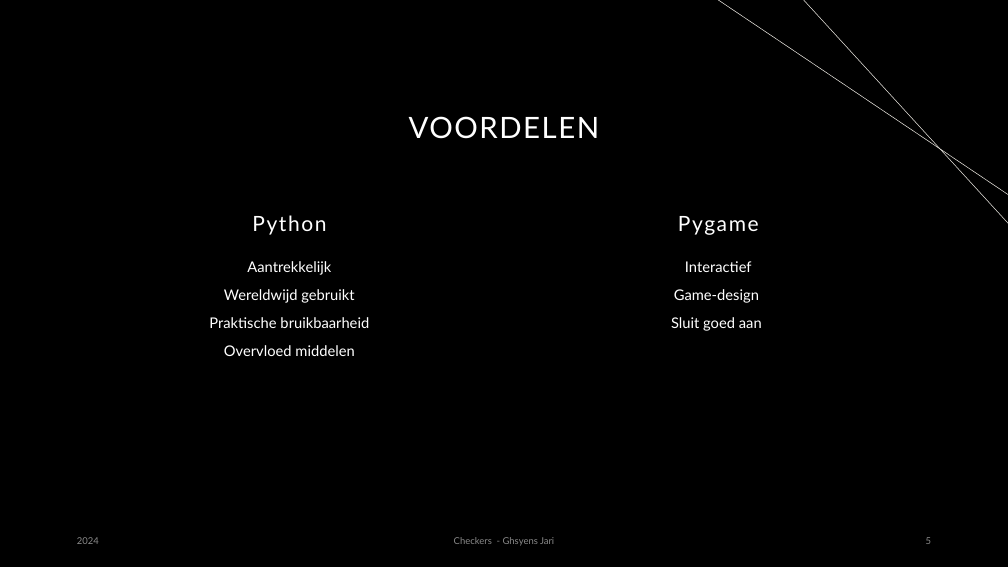
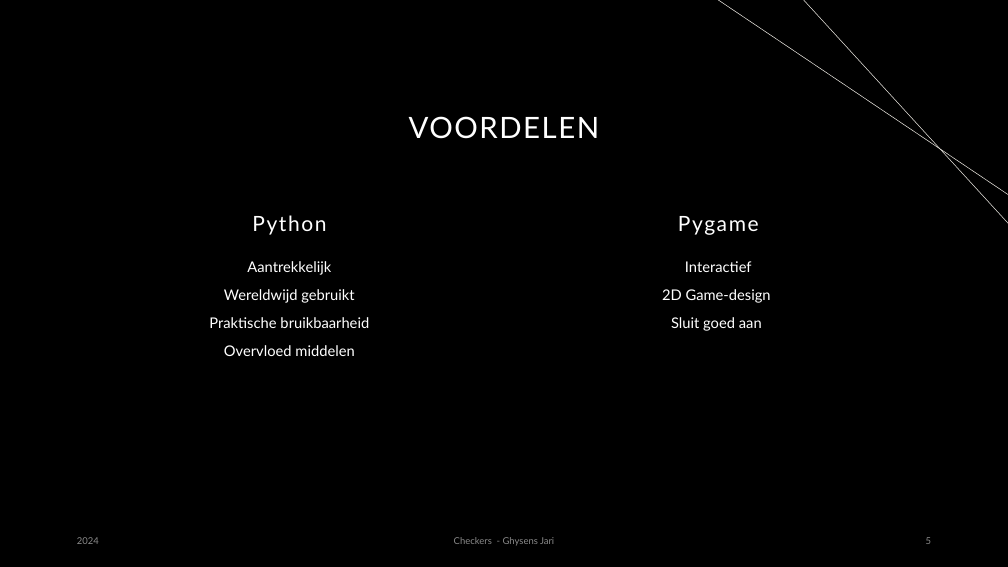
Before and after one commit to JariGhysens/Graduaatsproef, a slide deck: slide 5 of Graduaatsproef-Ghysens-Jari.pptx. Drawn at 1008x567 pixels with LibreOffice and Linux fonts; fonts in the diff are those of the drawing. Boxes give left, top, right and bottom in pixels: in the first picture for what was removed or moved away, otherwise in the second. Text is boxed around its words. In the diff, an @@ line names an element or a change of style, - is before the commit and + after.

```diff
--- a/Graduaatsproef-Ghysens-Jari.pptx
+++ b/Graduaatsproef-Ghysens-Jari.pptx
@@ text at (x1=662, y1=289, x2=771, y2=303): text changed @@
-Game-design
+2D Game-design
```
Also in this commit, not shown: 9 other slides changed, 1 slide added.
